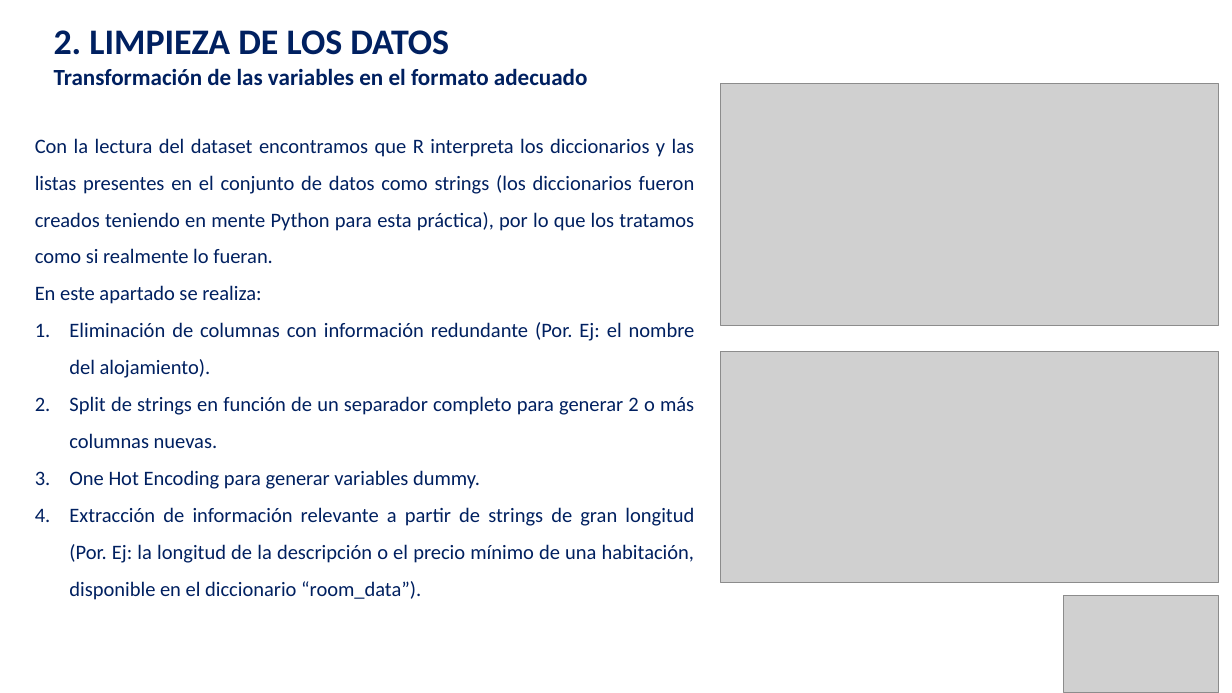
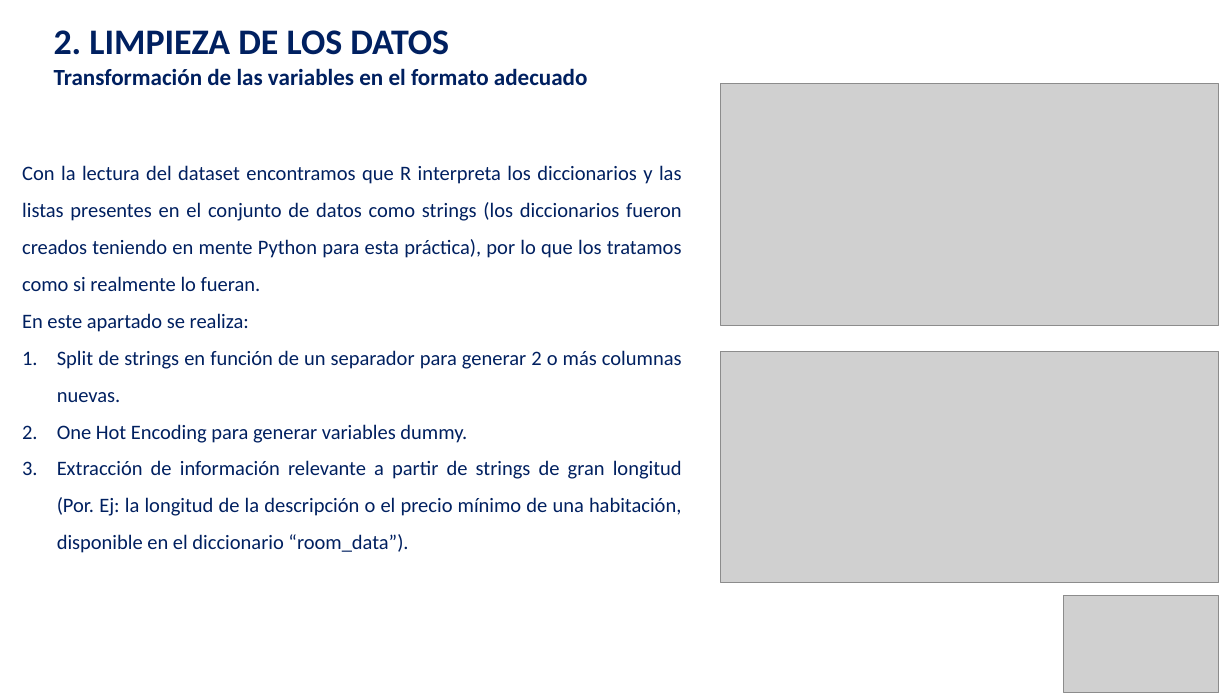
Before and after one commit to guiruha/DataCleaningUOC, a slide deck: slide 5 of Memoria_pres.pptx. Drawn at 1232x693 pixels with LibreOffice and Linux fonts; fonts in the diff are those of the drawing; grey boxes stand for pictures. Boxes give left, top, right and bottom in pixels: in the first picture for what was removed or moved away, otherwise in the second. Text is boxed around its words. In the diff, an @@ line names an element or a change of style, - is before the commit and + after.

```diff
--- a/Memoria_pres.pptx
+++ b/Memoria_pres.pptx
@@ text "Con la lectura del dataset ...": place and size @@
-text "Con la lectura del dataset ..." at box(35, 138, 695, 600)
+text "Con la lectura del dataset ..." at box(22, 165, 682, 553)
@@ text at box(57, 350, 682, 402): text changed @@
-1. Eliminación de columnas con información redundante (Por. Ej: el nombre del alojamiento).
-2. Split de strings en función de un separador completo para generar 2 o más columnas nuevas.
+1. Split de strings en función de un separador para generar 2 o más columnas nuevas.
```
Also in this commit, not shown: 4 other slides changed, 3 other files.
